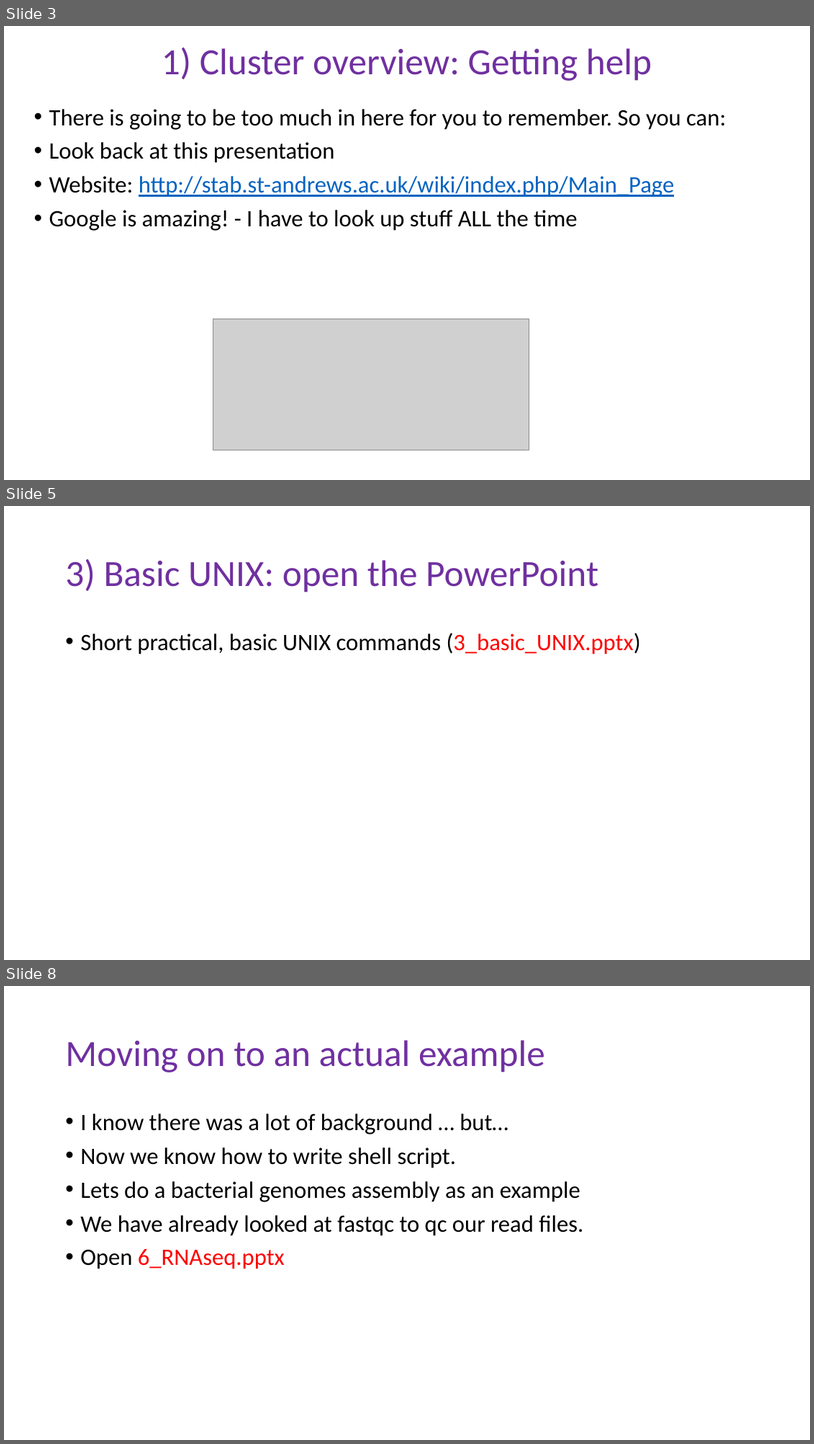
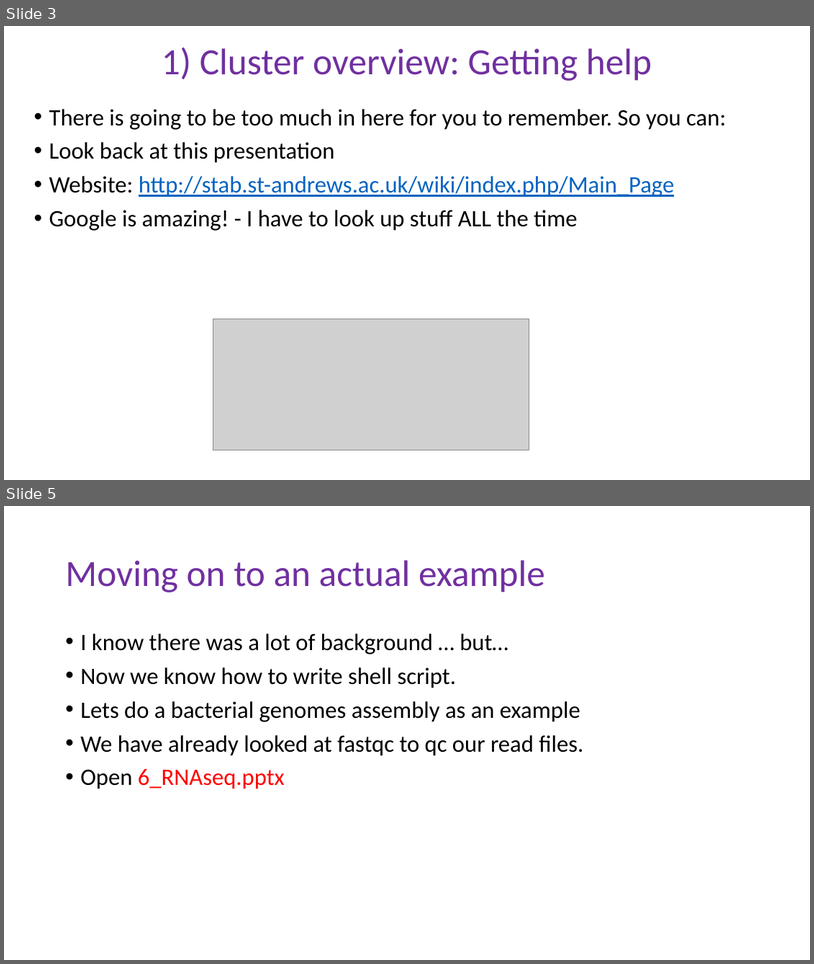
Before and after one commit to schlogl2017/RNAseq_workshop, a slide deck: powerpoint/1_RNAseq_workshop.pptx. Shown one above the other, each under a label of ours: slides 3, 5 and 8 before the commit, slides 3 and 5 after it; the slides between them are not shown. The pictures are 814x1444 and 814x964 pixels, drawn with LibreOffice and Linux fonts; fonts in the diff are those of the drawing; grey boxes stand for pictures. Boxes give left, top, right and bottom in pixels: in the first picture for what was removed or moved away, otherwise in the second. Text is boxed around its words. In the diff, an @@ line names an element or a change of style, - is before the commit and + after.

```diff
--- a/powerpoint/1_RNAseq_workshop.pptx
+++ b/powerpoint/1_RNAseq_workshop.pptx
@@ slide 5 removed at box(4, 506, 810, 960), background #FFFFFF @@
@@ title removed at box(65, 559, 599, 592) @@
-3) Basic UNIX: open the PowerPoint
@@ text removed at box(80, 633, 641, 654) @@
-• Short practical, basic UNIX commands (3_basic_UNIX.pptx)
@@ what was slide 8 is now slide 5 @@
```
Also in this commit, not shown: 1 slide changed, 2 other slides removed, 11 other files.
